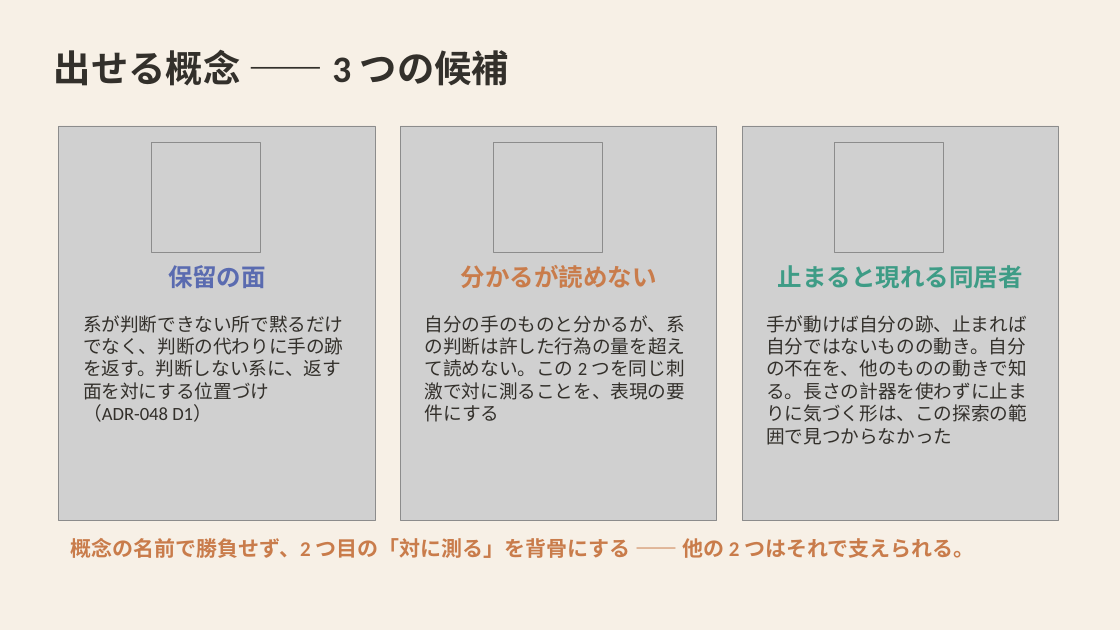
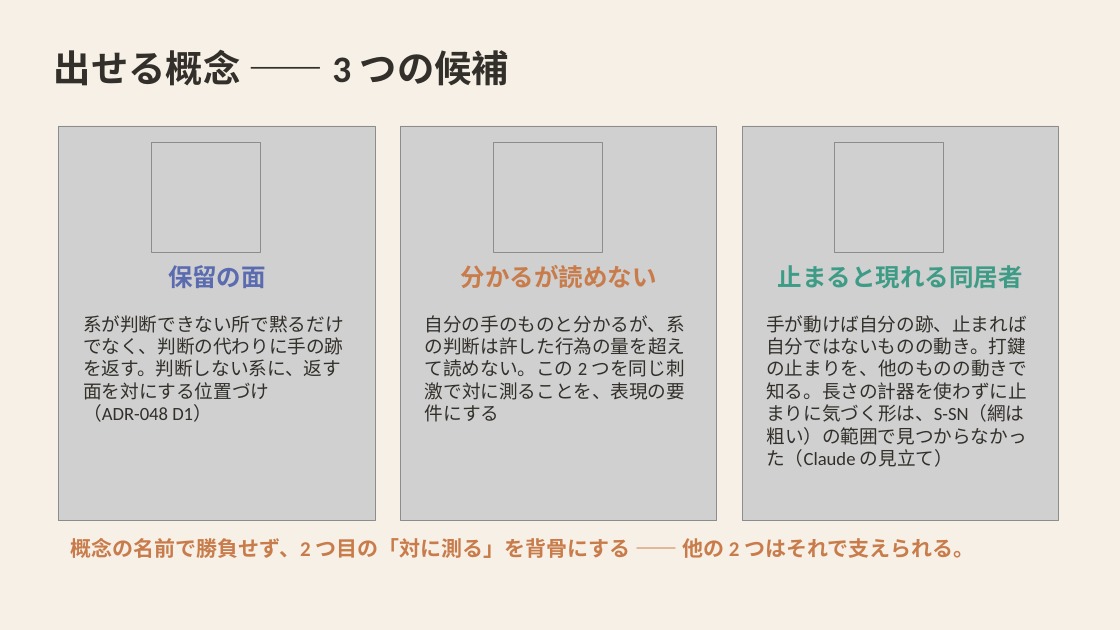
Before and after one commit to mikotomiura/GSE-prototype, a slide deck: slide 23 of docs/slides/project-overview/GSE_handmark_design.pptx. Drawn at 1120x630 pixels with LibreOffice and Linux fonts; fonts in the diff are those of the drawing; grey boxes stand for pictures. Boxes give left, top, right and bottom in pixels: in the first picture for what was removed or moved away, otherwise in the second. Text is boxed around its words. In the diff, an @@ line names an element or a change of style, - is before the commit and + after.

```diff
--- a/docs/slides/project-overview/GSE_handmark_design.pptx
+++ b/docs/slides/project-overview/GSE_handmark_design.pptx
@@ text at (766, 315, 1027, 467): text changed @@
-手が動けば自分の跡、止まれば自分ではないものの動き。自分の不在を、他のものの動きで知る。長さの計器を使わずに止まりに気づく形は、この探索の範囲で見つからなかった
+手が動けば自分の跡、止まれば自分ではないものの動き。打鍵の止まりを、他のものの動きで知る。長さの計器を使わずに止まりに気づく形は、S-SN（網は粗い）の範囲で見つからなかった（Claude の見立て）
```
Also in this commit, not shown: 6 other slides changed, 8 other files.
